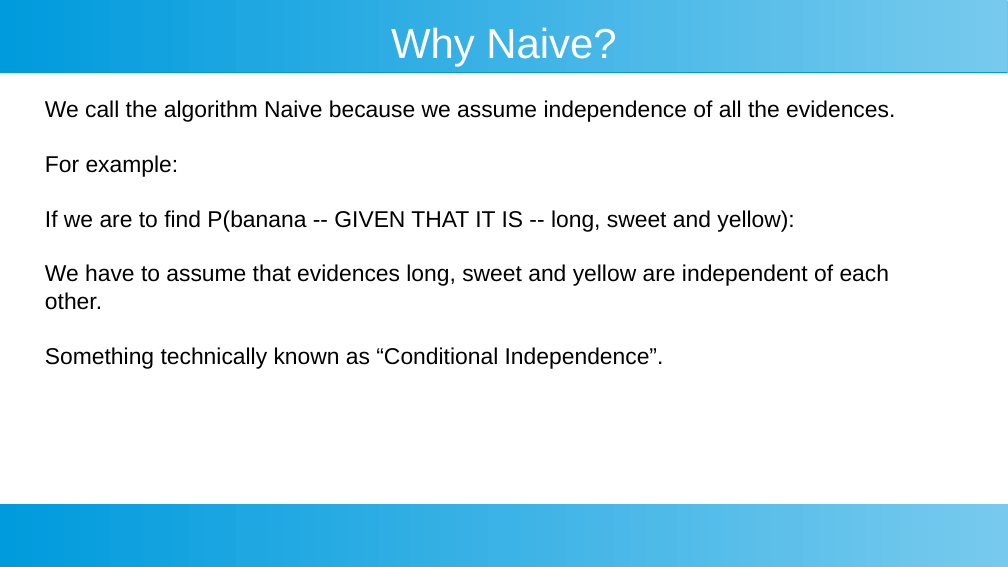
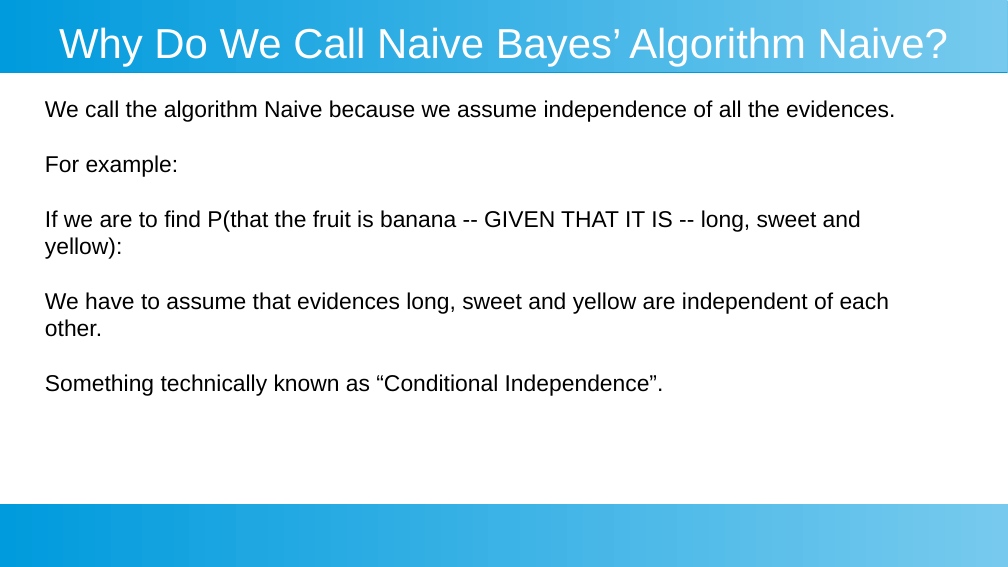
Before and after one commit to ashishjain1547/dataAnalyticsCourse, a slide deck: slide 8 of slides/(10) naive bayes classifier/naive bayes classifier.odp. Drawn at 1008x567 pixels with LibreOffice and Linux fonts; fonts in the diff are those of the drawing. Boxes give left, top, right and bottom in pixels: in the first picture for what was removed or moved away, otherwise in the second. Text is boxed around its words. In the diff, an @@ line names an element or a change of style, - is before the commit and + after.

```diff
--- a/slides/(10) naive bayes classifier/naive bayes classifier.odp
+++ b/slides/(10) naive bayes classifier/naive bayes classifier.odp
@@ title at (59, 27, 948, 67): text changed @@
-Why Naive?
+Why Do We Call Naive Bayes’ Algorithm Naive?
@@ text at (45, 210, 861, 259): text changed @@
-If we are to find P(banana -- GIVEN THAT IT IS -- long, sweet and yellow):
+If we are to find P(that the fruit is banana -- GIVEN THAT IT IS -- long, sweet and yellow):
```
Also in this commit, not shown: 5 other slides changed, 27 other files.
